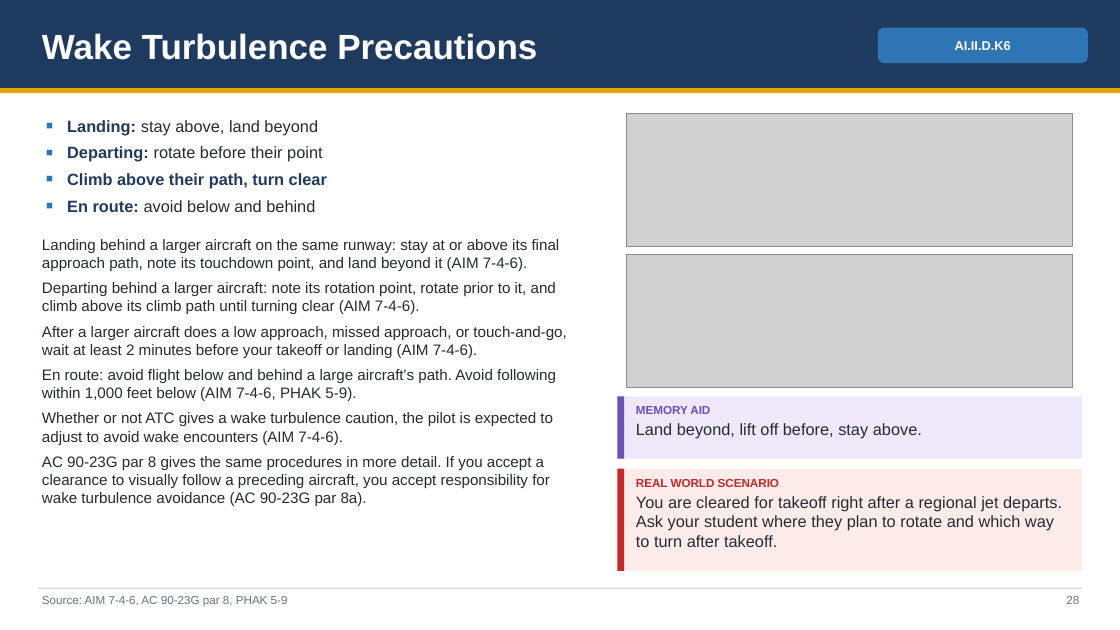
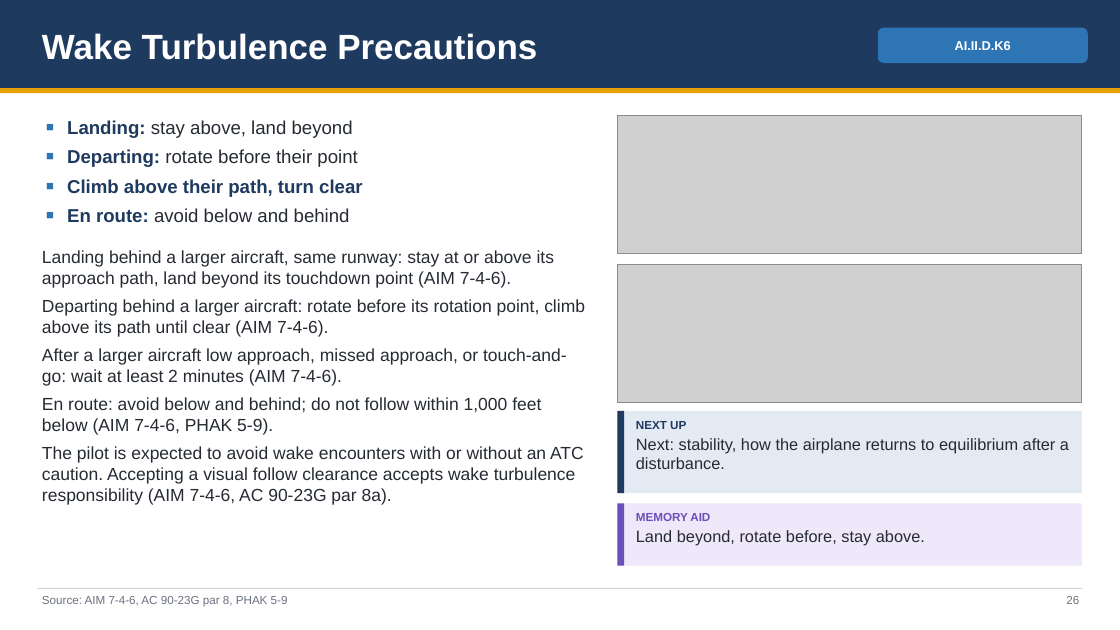
Before and after one commit to greenleeezekial1-glitch/Claude, a slide deck: slide 26 of Area II - Technical Subject Areas/II.D Principles of Flight - Slides.pptx (slide 28 before the commit). Drawn at 1120x630 pixels with LibreOffice and Linux fonts; fonts in the diff are those of the drawing; grey boxes stand for pictures. Boxes give left, top, right and bottom in pixels: in the first picture for what was removed or moved away, otherwise in the second. Text is boxed around its words. In the diff, an @@ line names an element or a change of style, - is before the commit and + after.

```diff
--- a/Area II - Technical Subject Areas/II.D Principles of Flight - Slides.pptx
+++ b/Area II - Technical Subject Areas/II.D Principles of Flight - Slides.pptx
@@ picture: place and size @@
-picture at box(627, 113, 1074, 246)
+picture at box(618, 115, 1082, 254)
@@ text at box(67, 120, 362, 222): size 14 to 16 pt in "Landing: stay above, land beyond", "Departing: rotate before their point", "Climb above their path, turn clear", "En route: avoid below and behind" @@
@@ text at box(42, 250, 585, 505): text changed; size 13 to 15 pt @@
-Landing behind a larger aircraft on the same runway: stay at or above its final approach path, note its touchdown point, and land beyond it (AIM 7-4-6).
-Departing behind a larger aircraft: note its rotation point, rotate prior to it, and climb above its climb path until turning clear (AIM 7-4-6).
-After a larger aircraft does a low approach, missed approach, or touch-and-go, wait at least 2 minutes before your takeoff or landing (AIM 7-4-6).
-En route: avoid flight below and behind a large aircraft's path. Avoid following within 1,000 feet below (AIM 7-4-6, PHAK 5-9).
-Whether or not ATC gives a wake turbulence caution, the pilot is expected to adjust to avoid wake encounters (AIM 7-4-6).
-AC 90-23G par 8 gives the same procedures in more detail. If you accept a clearance to visually follow a preceding aircraft, you accept responsibility for wake turbulence avoidance (AC 90-23G par 8a).
+Landing behind a larger aircraft, same runway: stay at or above its approach path, land beyond its touchdown point (AIM 7-4-6).
+Departing behind a larger aircraft: rotate before its rotation point, climb above its path until clear (AIM 7-4-6).
+After a larger aircraft low approach, missed approach, or touch-and-go: wait at least 2 minutes (AIM 7-4-6).
+En route: avoid below and behind; do not follow within 1,000 feet below (AIM 7-4-6, PHAK 5-9).
+The pilot is expected to avoid wake encounters with or without an ATC caution. Accepting a visual follow clearance accepts wake turbulence responsibility (AIM 7-4-6, AC 90-23G par 8a).
@@ picture: place and size @@
-picture at box(627, 255, 1073, 387)
+picture at box(618, 264, 1082, 402)
@@ rectangle: place and size @@
-rectangle at box(618, 397, 1082, 459)
+rectangle at box(618, 411, 1082, 493)
@@ rectangle at box(618, 411, 1082, 493): fill #EEE8FA to #E3EAF4 @@
@@ rectangle: place and size @@
-rectangle at box(618, 397, 624, 459)
+rectangle at box(618, 411, 624, 493)
@@ rectangle at box(618, 411, 624, 493): fill #6B4FBB to #1F3A5F @@
@@ text added at box(636, 421, 1069, 469), 14 pt, text #262B33 @@
+NEXT UP
+Next: stability, how the airplane returns to equilibrium after a disturbance.
@@ text removed at box(636, 479, 1062, 547) @@
-REAL WORLD SCENARIO
-You are cleared for takeoff right after a regional jet departs. Ask your student where they plan to rotate and which way to turn after takeoff.
@@ rectangle: place and size @@
-rectangle at box(618, 469, 1082, 571)
+rectangle at box(618, 503, 1082, 565)
@@ rectangle at box(618, 503, 1082, 565): fill #FDECEA to #EEE8FA @@
@@ rectangle: place and size @@
-rectangle at box(618, 469, 624, 571)
+rectangle at box(618, 503, 624, 565)
@@ rectangle at box(618, 503, 624, 565): fill #C62828 to #6B4FBB @@
@@ text "MEMORY AID": place and size @@
-text "MEMORY AID" at box(636, 406, 922, 439)
+text "MEMORY AID" at box(636, 513, 925, 546)
@@ text at box(636, 530, 925, 546): text changed @@
-Land beyond, lift off before, stay above.
+Land beyond, rotate before, stay above.
```
Also in this commit, not shown: 47 other slides changed, 7 slides removed, 7 other files.
